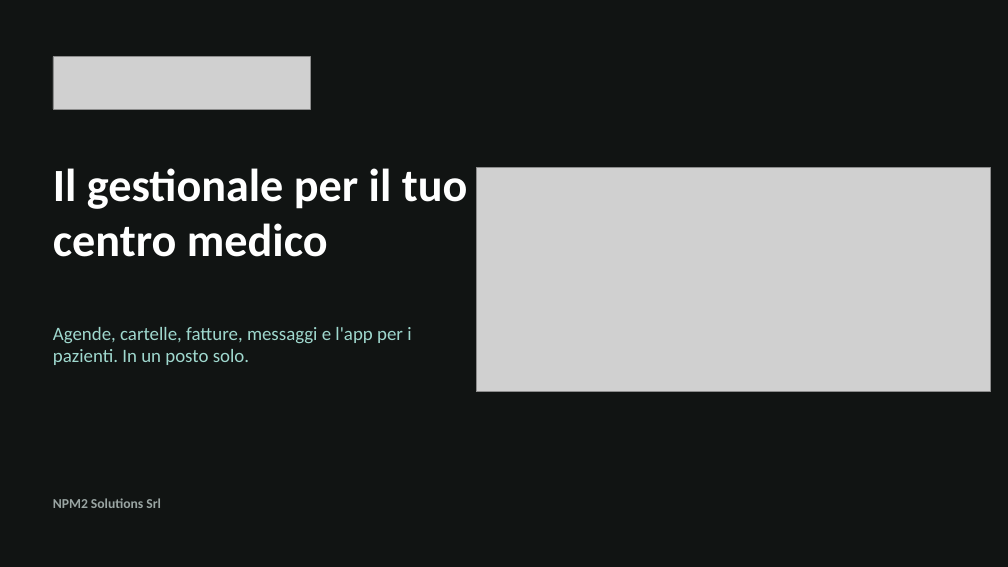
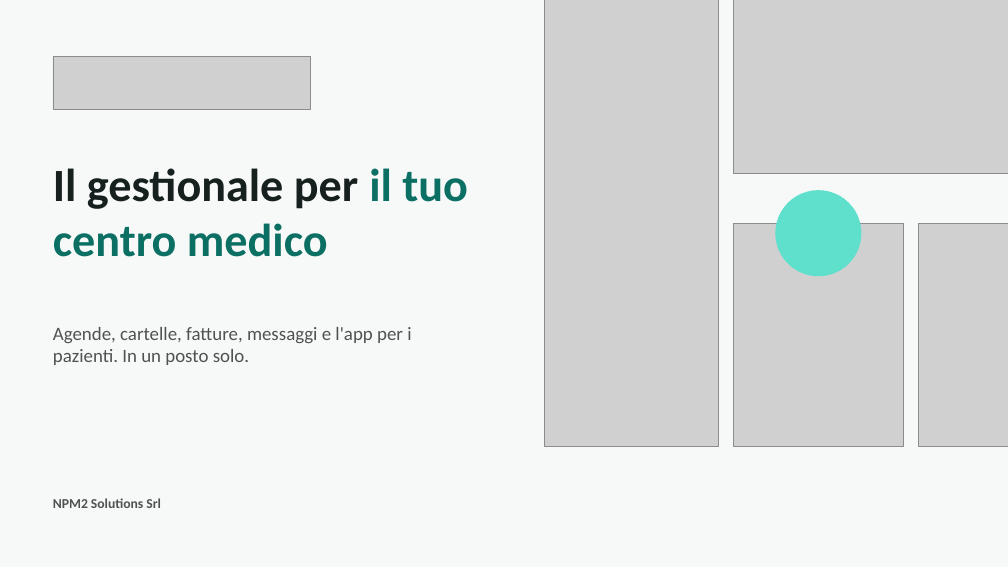
Before and after one commit to Npm2-Solutions/crm-mm, a slide deck: slide 1 of brand/presentazione/DottorCloud.pptx. Drawn at 1008x567 pixels with LibreOffice and Linux fonts; fonts in the diff are those of the drawing; grey boxes stand for pictures. Boxes give left, top, right and bottom in pixels: in the first picture for what was removed or moved away, otherwise in the second. Text is boxed around its words. In the diff, an @@ line names an element or a change of style, - is before the commit and + after.

```diff
--- a/brand/presentazione/DottorCloud.pptx
+++ b/brand/presentazione/DottorCloud.pptx
@@ background #111413 to #F6F9F8 @@
@@ picture added at [544, 0, 718, 446] @@
@@ picture added at [734, 0, 1008, 174] @@
@@ text "Il gestionale per il tuo ..." at [53, 168, 468, 257]: text colour #FFFFFF to #16201E in "Il gestionale per"; text colour #FFFFFF to #0B6F64 in "il tuo centro medico" @@
@@ picture removed at [476, 168, 991, 392] @@
@@ ellipse added at [776, 191, 861, 275], fill #5FE0CC, outline #5FE0CC 1 pt @@
@@ picture added at [734, 223, 904, 446] @@
@@ picture added at [919, 223, 1008, 446] @@
@@ text "Agende, cartelle, fatture, messaggi e ..." at [53, 327, 411, 365]: text colour #9FD8CE to #4E5352 @@
@@ text "NPM2 Solutions Srl" at [53, 498, 161, 508]: text colour #9AA5A3 to #4E5352 @@
```
Also in this commit, not shown: 17 other slides changed, 26 other files.
